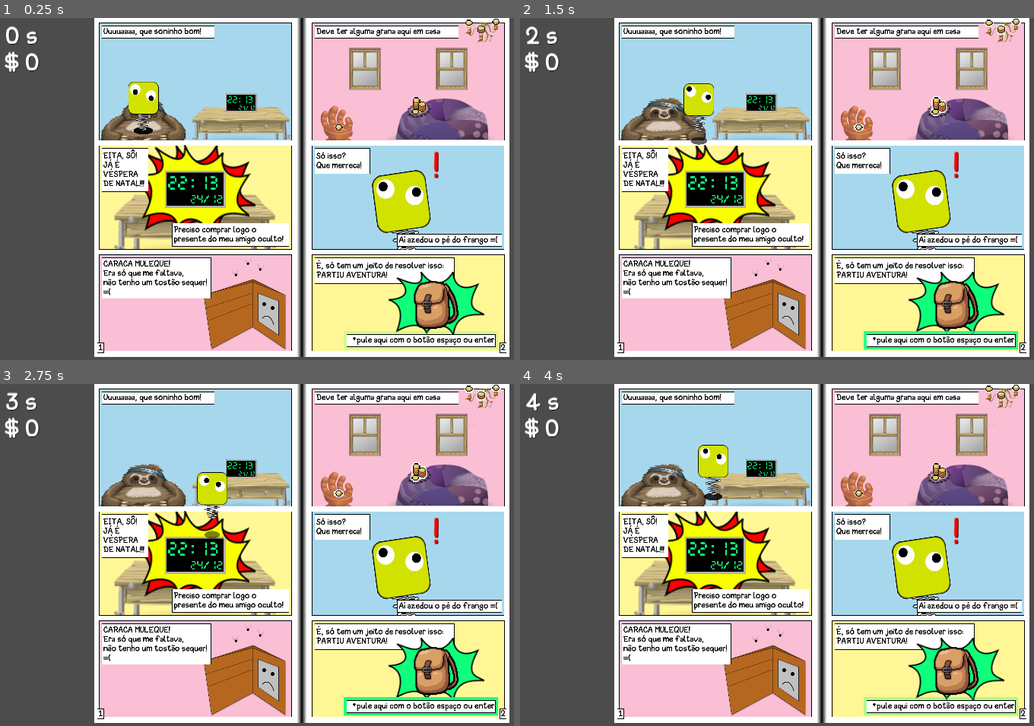
Above: before the commit, frames 1-4 (two rows, left to right).
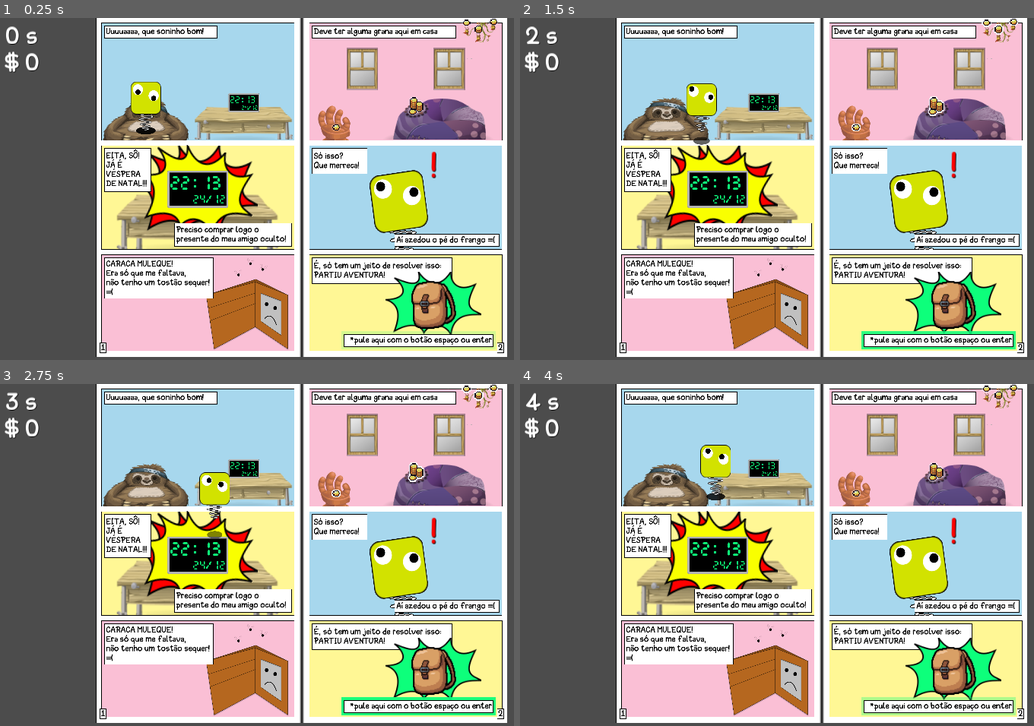
Above: after the commit, the same moments.

Repository: gilzoide/dindim-pro-presentim
Game: Godot game, scene res://Main.tscn
Same seed, same stepped clock (60 frames per second), same inputs: the game is played once before the commit and once after it.
Inputs:
- Up to frame 1 (0.25 s): no input
- Up to frame 2 (1.5 s): hold D (move_right) 0.53-1.28 s; hold Space (pulo) 0.53-1.28 s; hold S (move_down) from 1.28 s (still down); tap Space (pulo) at 1.35 s
- Up to frame 3 (2.75 s): tap Space (pulo) at 1.52, 1.82 s; release S (move_down) at 2.03 s; hold D (move_right) from 2.03 s (still down); hold Space (pulo) from 2.03 s (still down)
- Up to frame 4 (4 s): release D (move_right) at 2.78 s; release Space (pulo) at 2.78 s; hold W (move_up) 2.78-3.53 s; tap Space (pulo) at 2.85, 3.02, 3.32 s; hold A (move_left) from 3.53 s (still down); hold Space (pulo) from 3.53 s (still down)

The runs differ from the first frame. In frame 1, 16% of the frame differs, in the area x 18-100%, y 0-100%; in frame 2, 16%; in frame 3, 16%; in frame 4, 16%.

Commit message:
Add placeholder páginas 3 e 4, add troca de página cross-fade

Diff:
--- a/Main.tscn
+++ b/Main.tscn
@@ -1,17 +1,12 @@
-[gd_scene load_steps=6 format=2]
+[gd_scene load_steps=4 format=2]
 
 [ext_resource path="res://Player/Player.tscn" type="PackedScene" id=1]
 [ext_resource path="res://Pagina/Gibi.tscn" type="PackedScene" id=2]
-[ext_resource path="res://Pagina/Pagina2.tscn" type="PackedScene" id=3]
 [ext_resource path="res://UI/HUD.tscn" type="PackedScene" id=4]
-[ext_resource path="res://Pagina/Pagina1.tscn" type="PackedScene" id=5]
 
 [node name="Spatial" type="Node"]
 
 [node name="Gibi" parent="." instance=ExtResource( 2 )]
-margin_left = -32.0
-margin_right = 32.0
-pages = [ ExtResource( 5 ), ExtResource( 3 ) ]
 
 [node name="Player" parent="Gibi" instance=ExtResource( 1 )]
 position = Vector2( 32, 0 )
--- a/Pagina/Gibi.gd
+++ b/Pagina/Gibi.gd
@@ -22,34 +22,31 @@
     page_holder_right.add_child(page_right)
     page_right.connect("pula_pagina", self, "_pula_pagina")
 
+#    yield(get_tree().create_timer(1), "timeout")
+#    _pula_pagina()
+
 func _pula_pagina():
-    pass
+    # Fade Out das páginas atuais
+    tween.interpolate_property(page_left, "modulate:a", 1, 0, turn_duration)
+    tween.interpolate_property(page_right, "modulate:a", 1, 0, turn_duration)
+    tween.start()
+    yield(tween, "tween_all_completed")
 
-#    yield(get_tree().create_timer(2), "timeout")
-#    turn_page()
-#
-#func turn_page():
-#    var current_page_left = page_left
-#    page_left = pages.pop_front().instance()
-#    page_holder_left_viewport_container.rect_scale.x = 0
-#    page_holder_left_viewport.add_child(page_left)
-#
-#    var current_page_right = page_right
-#    page_right = pages.pop_front().instance()
-#    page_holder_right.add_child(page_right)
-#    page_holder_right.remove_child(current_page_right)
-#    page_holder_right_viewport.add_child(current_page_right)
-#
-#    yield(get_tree(), "idle_frame")
-#    tween.interpolate_property(page_holder_right_viewport_container, "rect_scale:x", 1, 0, turn_duration, Tween.TRANS_LINEAR, Tween.EASE_IN)
-#    tween.start()
-#    yield(tween, "tween_completed")
-#    current_page_right.queue_free()
-#
-#    yield(get_tree(), "idle_frame")
-#    tween.interpolate_property(page_holder_left_viewport_container, "rect_scale:x", 0, 1, turn_duration, Tween.TRANS_LINEAR, Tween.EASE_IN)
-#    tween.start()
-#    yield(tween, "tween_completed")
-#    current_page_left.queue_free()
-#    page_holder_left_viewport.remove_child(page_left)
-#    page_holder_left.add_child(page_left)
+    # Limpeza
+    page_left.disconnect("pula_pagina", self, "_pula_pagina")
+    page_left.queue_free()
+    page_right.disconnect("pula_pagina", self, "_pula_pagina")
+    page_right.queue_free()
+
+    # Cria as novas e Fade In
+    page_left = pages.pop_front().instance()
+    page_holder_left.add_child(page_left)
+    page_left.connect("pula_pagina", self, "_pula_pagina")
+    tween.interpolate_property(page_left, "modulate:a", 0, 1, turn_duration)
+
+    page_right = pages.pop_front().instance()
+    page_holder_right.add_child(page_right)
+    page_right.connect("pula_pagina", self, "_pula_pagina")
+    tween.interpolate_property(page_right, "modulate:a", 0, 1, turn_duration)
+
+    tween.start()
--- a/Pagina/Gibi.tscn
+++ b/Pagina/Gibi.tscn
@@ -1,9 +1,12 @@
-[gd_scene load_steps=5 format=2]
+[gd_scene load_steps=8 format=2]
 
 [ext_resource path="res://Pagina/Pagina2.tscn" type="PackedScene" id=1]
 [ext_resource path="res://Pagina/Gibi.gd" type="Script" id=2]
 [ext_resource path="res://Pagina/BordaDeControlStatic.tscn" type="PackedScene" id=3]
 [ext_resource path="res://Pagina/EntrePaginasGradient.tres" type="Texture" id=4]
+[ext_resource path="res://Pagina/Pagina4.tscn" type="PackedScene" id=5]
+[ext_resource path="res://Pagina/Pagina3.tscn" type="PackedScene" id=6]
+[ext_resource path="res://Pagina/Pagina1.tscn" type="PackedScene" id=7]
 
 [node name="Gibi" type="TextureRect"]
 margin_left = -16.0
@@ -16,14 +19,14 @@
 __meta__ = {
 "_edit_use_anchors_": false
 }
-pages = [ ExtResource( 1 ), ExtResource( 1 ) ]
+pages = [ ExtResource( 7 ), ExtResource( 1 ), ExtResource( 6 ), ExtResource( 5 ) ]
 
 [node name="BothPageExtents" type="ColorRect" parent="."]
 show_behind_parent = true
 anchor_left = 0.5
 anchor_right = 0.5
-margin_left = -1280.0
-margin_right = 1280.0
+margin_left = -1296.0
+margin_right = 1296.0
 margin_bottom = 2000.0
 __meta__ = {
 "_edit_use_anchors_": false
--- a/Pagina/Pagina.gd
+++ b/Pagina/Pagina.gd
@@ -6,6 +6,7 @@
 signal player_pulou()
 
 export(NodePath) var player_position_path
+
 var player_position
 var player
 
--- /dev/null
+++ b/Pagina/Pagina3.tscn
@@ -0,0 +1,24 @@
+[gd_scene load_steps=5 format=2]
+
+[ext_resource path="res://Pagina/FundoPagina.tscn" type="PackedScene" id=4]
+[ext_resource path="res://UI/PageTheme.tres" type="Theme" id=9]
+[ext_resource path="res://Pagina/NumeroPaginaEsquerda.tscn" type="PackedScene" id=11]
+[ext_resource path="res://Pagina/Pagina.gd" type="Script" id=12]
+
+[node name="Pagina3" type="Control"]
+theme = ExtResource( 9 )
+script = ExtResource( 12 )
+__meta__ = {
+"_edit_use_anchors_": false
+}
+player_position_path = NodePath("../Pagina3/FundoPagina/PlayerPosition2D")
+
+[node name="FundoPagina" parent="." instance=ExtResource( 4 )]
+anchor_right = 0.0
+margin_right = 1280.0
+
+[node name="PlayerPosition2D" type="Position2D" parent="FundoPagina"]
+position = Vector2( 311.28, 481.846 )
+
+[node name="NumeroPaginaEsquerda" parent="FundoPagina" instance=ExtResource( 11 )]
+text = "3"
--- /dev/null
+++ b/Pagina/Pagina4.tscn
@@ -0,0 +1,21 @@
+[gd_scene load_steps=5 format=2]
+
+[ext_resource path="res://Pagina/FundoPagina.tscn" type="PackedScene" id=4]
+[ext_resource path="res://UI/PageTheme.tres" type="Theme" id=9]
+[ext_resource path="res://Pagina/NumeroPaginaDireita.tscn" type="PackedScene" id=14]
+[ext_resource path="res://Pagina/Pagina.gd" type="Script" id=16]
+
+[node name="Pagina2" type="Control"]
+theme = ExtResource( 9 )
+script = ExtResource( 16 )
+__meta__ = {
+"_edit_use_anchors_": false
+}
+
+[node name="FundoPagina" parent="." instance=ExtResource( 4 )]
+anchor_right = 0.0
+margin_right = 1280.0
+
+[node name="NumeroPaginaDireita" parent="FundoPagina" instance=ExtResource( 14 )]
+text = "4"
+[connection signal="player_pulou" from="." to="." method="_pula_pagina"]
